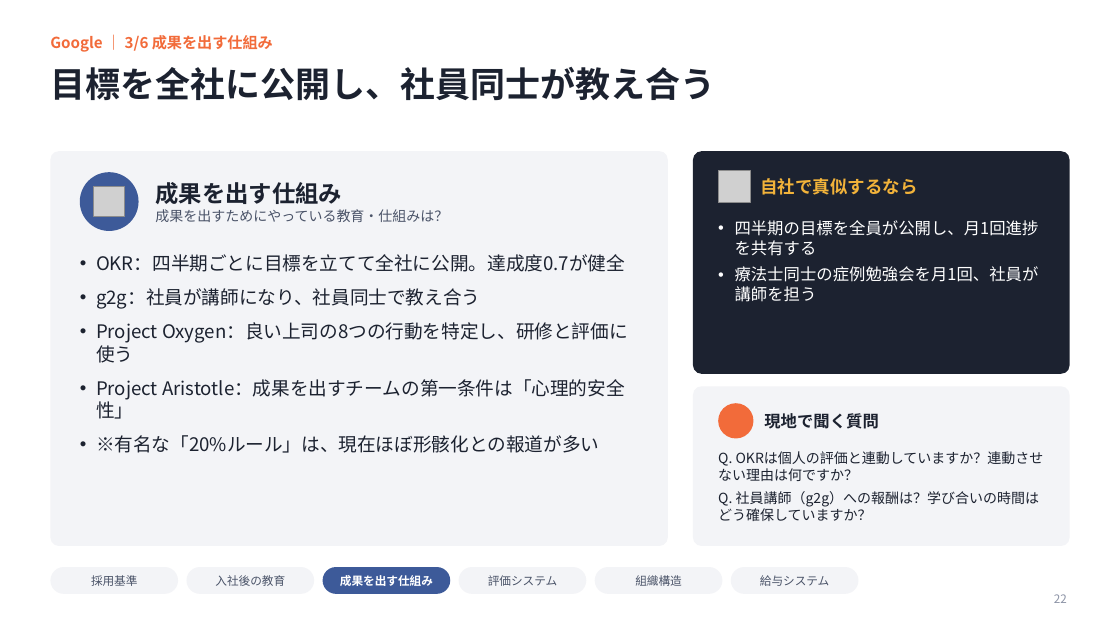
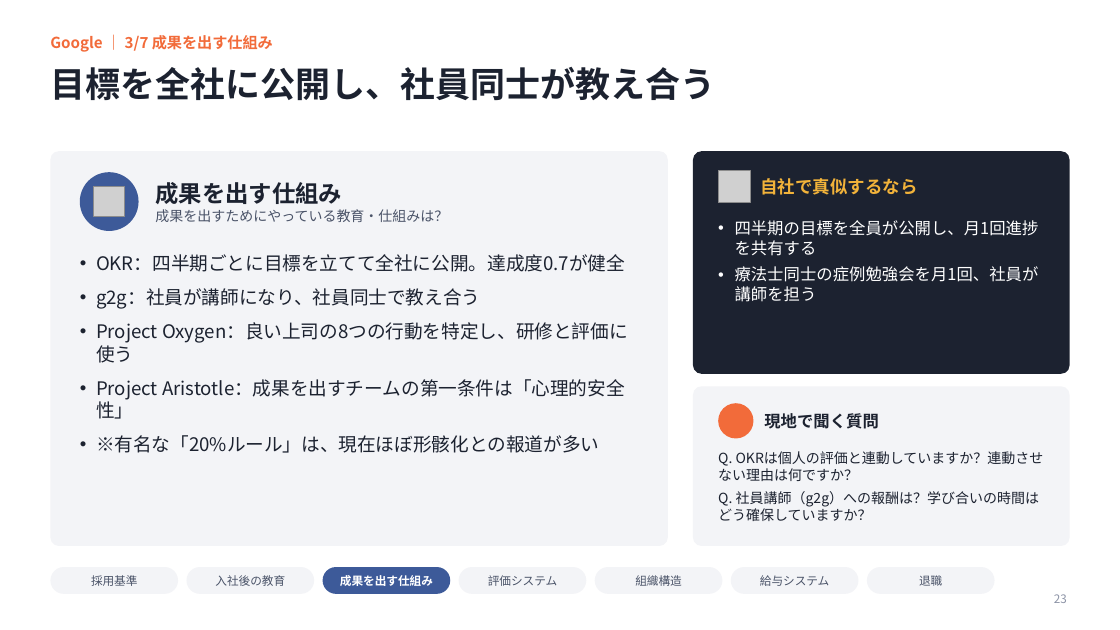
Before and after one commit to ktarpt-spec/-, a slide deck: slide 23 of シリコンバレー企業見学_まとめ_2026年10月.pptx (slide 22 before the commit). Drawn at 1120x630 pixels with LibreOffice and Linux fonts; fonts in the diff are those of the drawing; grey boxes stand for pictures; background and template pictures are left out. Boxes give left, top, right and bottom in pixels: in the first picture for what was removed or moved away, otherwise in the second. Text is boxed around its words. In the diff, an @@ line names an element or a change of style, - is before the commit and + after.

```diff
--- a/シリコンバレー企業見学_まとめ_2026年10月.pptx
+++ b/シリコンバレー企業見学_まとめ_2026年10月.pptx
@@ text at [50, 35, 273, 52]: text changed @@
-Google ｜ 3/6 成果を出す仕組み
+Google ｜ 3/7 成果を出す仕組み
@@ rounded rectangle added at [867, 567, 995, 594], fill #F3F4F7 @@
@@ text added at [919, 575, 942, 586], 10 pt, text #4A5368 @@
+退職
```
Also in this commit, not shown: 17 other slides changed, 3 slides added.
